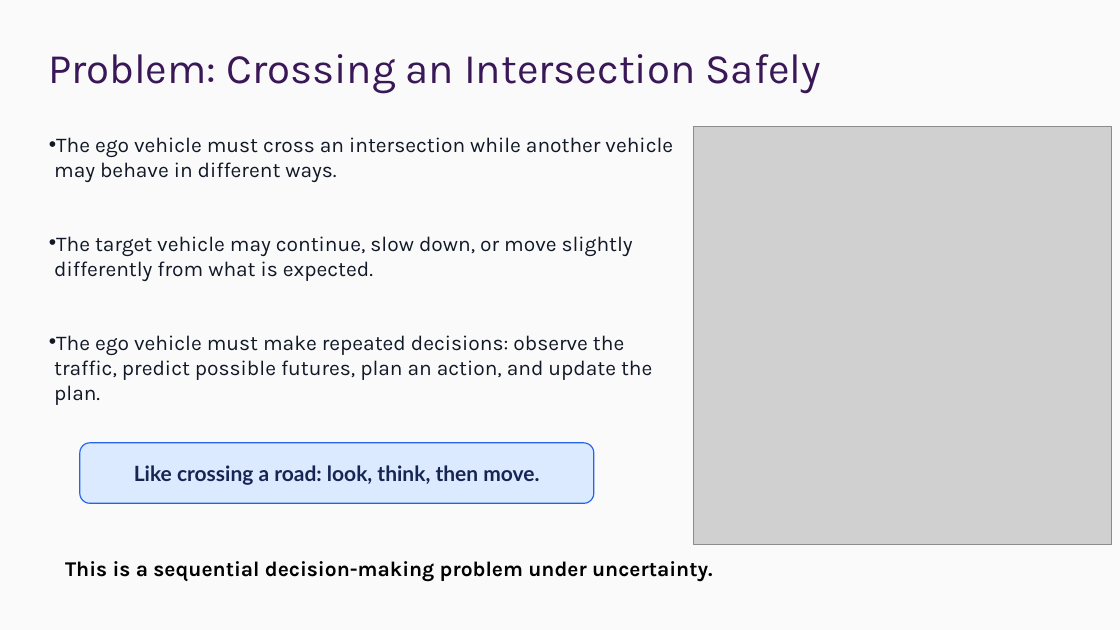
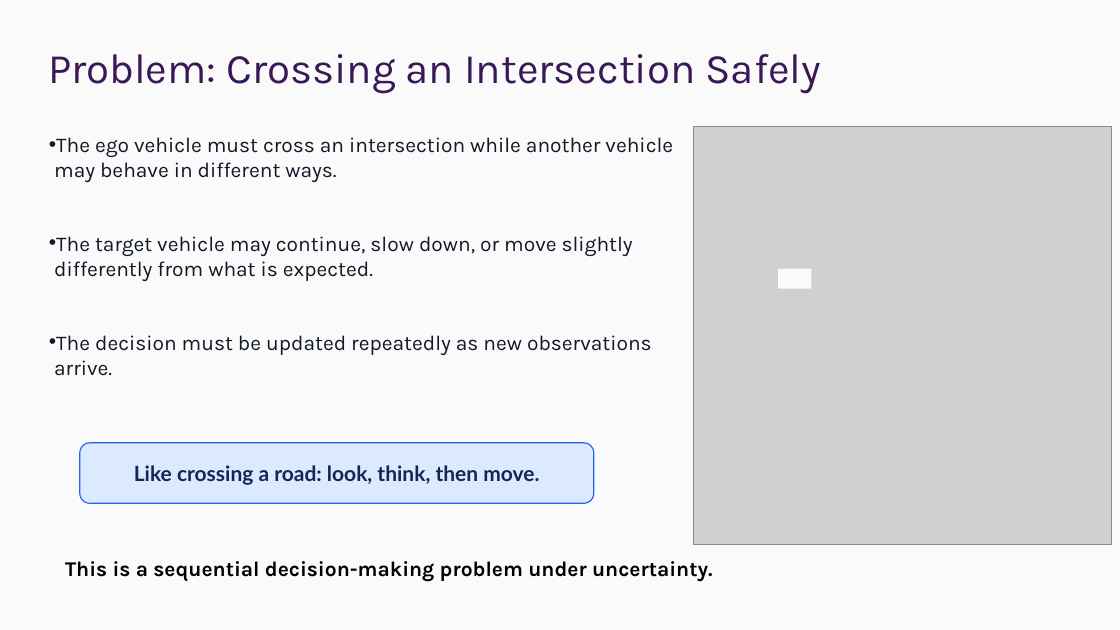
Before and after one commit to ChrisXiejq/Research-Project-IMLS, a slide deck: slide 3 of docs/presentation/25027138 - Presentation.pptx. Drawn at 1120x630 pixels with LibreOffice and Linux fonts; fonts in the diff are those of the drawing; grey boxes stand for pictures; background and template pictures are left out. Boxes give left, top, right and bottom in pixels: in the first picture for what was removed or moved away, otherwise in the second. Text is boxed around its words. In the diff, an @@ line names an element or a change of style, - is before the commit and + after.

```diff
--- a/docs/presentation/25027138 - Presentation.pptx
+++ b/docs/presentation/25027138 - Presentation.pptx
@@ rectangle added at (779, 269, 812, 289), fill #FAFAFA @@
@@ text at (54, 335, 652, 376): text changed @@
-• The ego vehicle must make repeated decisions: observe the traffic, predict possible futures, plan an action, and update the plan.
+• The decision must be updated repeatedly as new observations arrive.
```
Also in this commit, not shown: 8 other slides changed, 1 slide added, 1 slide removed, 4 other files.
